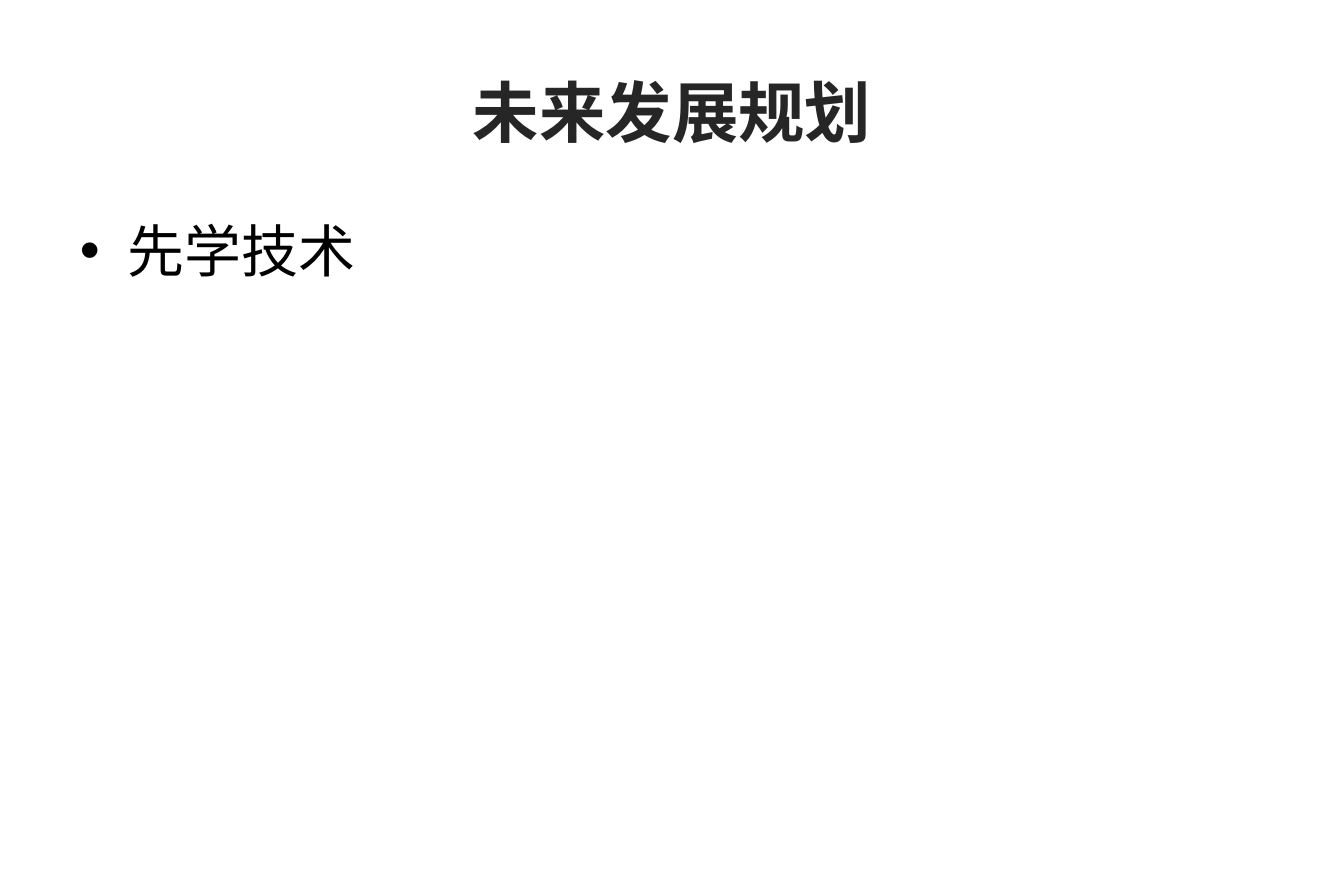
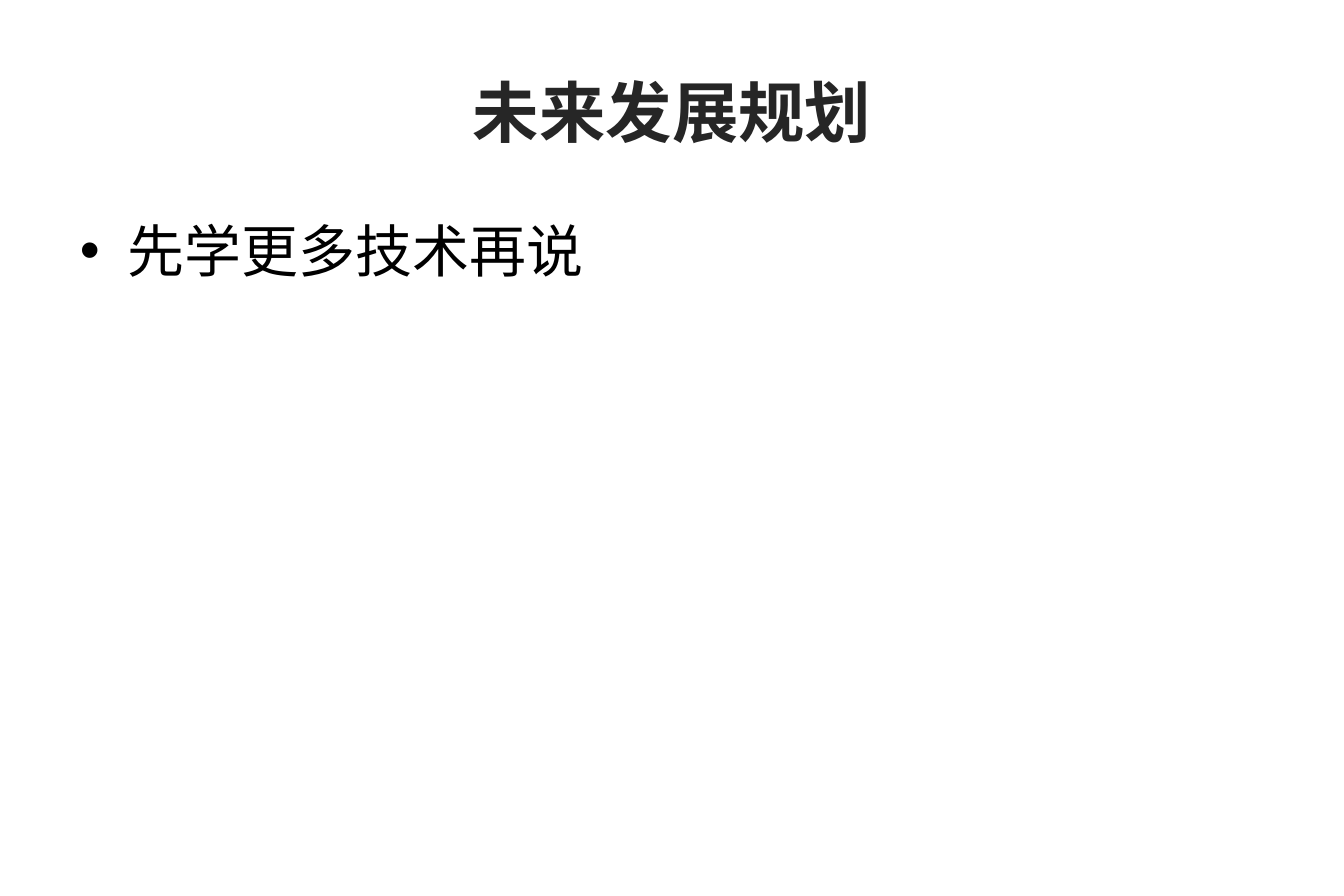
Before and after one commit to GitHubNull/linux_elf_analyze, a slide deck: slide 5 of 2017实习总结报告.ppt. Drawn at 1344x896 pixels with LibreOffice and Linux fonts; fonts in the diff are those of the drawing; background and template pictures are left out. Boxes give left, top, right and bottom in pixels: in the first picture for what was removed or moved away, otherwise in the second. Text is boxed around its words. In the diff, an @@ line names an element or a change of style, - is before the commit and + after.

```diff
--- a/2017实习总结报告.ppt
+++ b/2017实习总结报告.ppt
@@ text at (128, 224, 583, 277): text changed @@
-• 先学技术
+• 先学更多技术再说
```
Also in this commit, not shown: 5 other slides changed.
